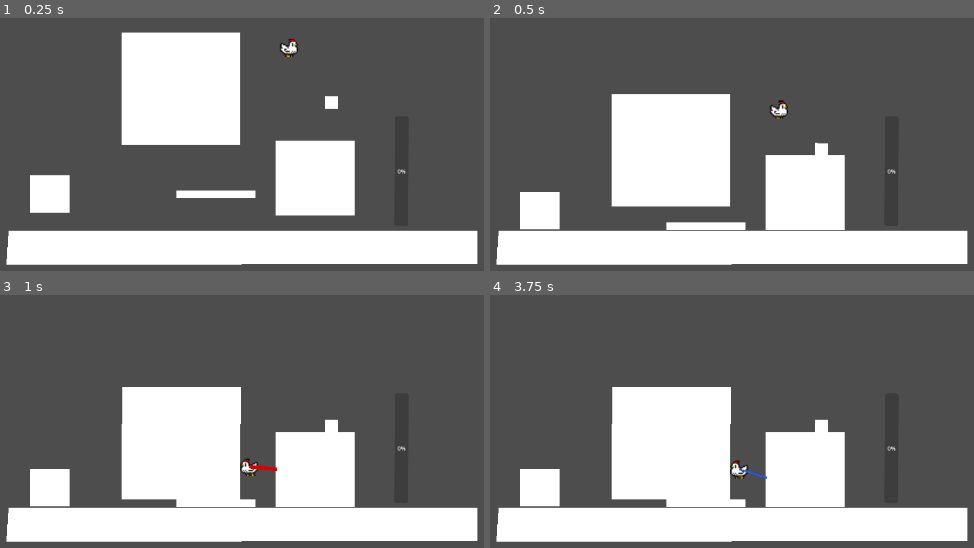
Above: before the commit, frames 1-4 (two rows, left to right).
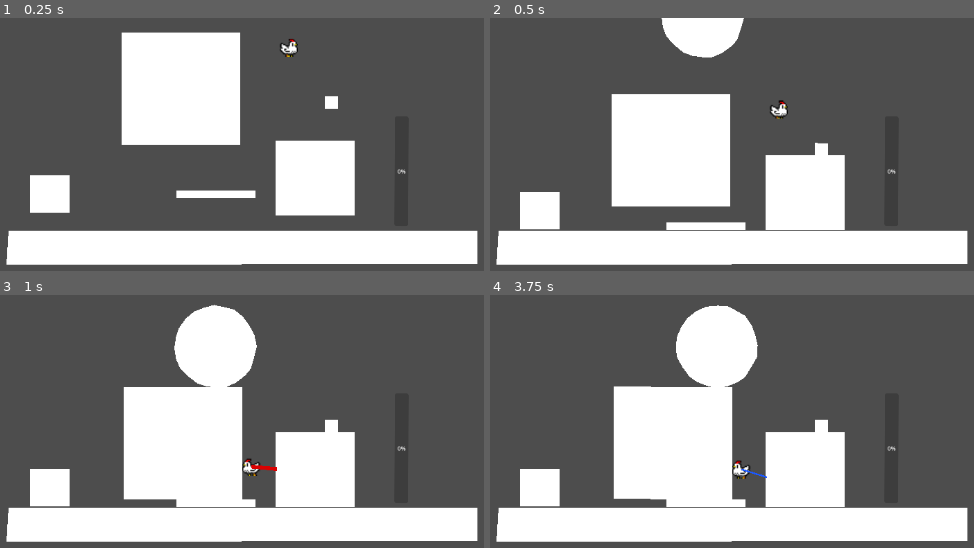
Above: after the commit, the same moments.

Repository: mgi-dev/size-them-up
Game: Godot game, scene res://scenes/main.tscn
Same seed, same stepped clock (60 frames per second), same inputs: the game is played once before the commit and once after it.
Inputs (mouse positions are in pixels of both pictures, inside the frame that each line leads up to):
- Up to frame 1 (0.25 s): no input
- Up to frame 2 (0.5 s): no input
- Up to frame 3 (1 s): move the mouse to (outside the picture) at 0.52 s; press the mouse at (outside the picture) at 0.53 s; hold A (player_move_right) from 0.53 s (still down); tap Space (player_jump) at 0.77 s
- Up to frame 4 (3.75 s): move the mouse to (722, 542) at 1.27 s; release the mouse at (722, 542) at 1.28 s; right-click (722, 542) at 1.35 s; tap Space (player_jump) at 1.52, 3.02 s; click (722, 542) at 1.55 s; move the mouse to (964, 421) at 2.02 s; release A (player_move_right) at 2.03 s; press the mouse at (964, 421) at 2.03 s; hold D (player_move_left) 2.03-2.78 s; move the mouse to (outside the picture) at 2.77 s; release the mouse at (outside the picture) at 2.78 s; hold A (player_move_right) from 2.78 s (still down); click (outside the picture) at 2.85 s; move the mouse to (outside the picture) at 3.52 s; hold Right mouse button (size_down) from 3.53 s (still down)

Frame 1 is identical in both runs. In frame 2, 2.1% of the frame differs, in the area x 35-53%, y 0-16%; in frame 3, 4.9%; in frame 4, 5.1%, in the area x 25-58%, y 3-82%.

Commit message:
make resize compatible with circle

Diff:
--- a/scenes/main.tscn
+++ b/scenes/main.tscn
@@ -3,6 +3,7 @@
 [ext_resource type="PackedScene" uid="uid://c513vd3w5aj6j" path="res://scenes/resizable/ResizableV2.tscn" id="1_o5qli"]
 [ext_resource type="PackedScene" uid="uid://cdtat8xupelfn" path="res://scenes/ui/size_gauge/size_gauge.tscn" id="2_0wfyh"]
 [ext_resource type="PackedScene" uid="uid://bldfpa3blq6jy" path="res://scenes/characters/player/player.tscn" id="3_sugp2"]
+[ext_resource type="PackedScene" uid="uid://btaph64xx2gfe" path="res://scenes/resizable/oval_resizable.tscn" id="4_jyhfs"]
 
 [node name="main" type="Node2D" unique_id=522903474]
 
@@ -42,3 +43,6 @@
 
 [node name="ResizableV5" parent="." unique_id=1898947486 instance=ExtResource("1_o5qli")]
 position = Vector2(81, 226)
+
+[node name="OvalResizable" parent="." unique_id=1772709671 instance=ExtResource("4_jyhfs")]
+position = Vector2(316, -119)
--- a/scenes/resizable/oval_resizable.tscn
+++ b/scenes/resizable/oval_resizable.tscn
@@ -2,7 +2,16 @@
 
 [ext_resource type="Script" uid="uid://dm3of42vqtu4u" path="res://scenes/resizable/resizable_v_2.gd" id="1_m3jqf"]
 
-[node name="OvalResizable" type="Node2D" unique_id=703707538]
+[sub_resource type="CircleShape2D" id="CircleShape2D_m3jqf"]
+radius = 59.07622
+
+[node name="OvalResizable" type="RigidBody2D" unique_id=1772709671 node_paths=PackedStringArray("sprite", "hitbox")]
 script = ExtResource("1_m3jqf")
+sprite = NodePath("Polygon2D")
+hitbox = NodePath("CollisionShape2D")
 
 [node name="CollisionShape2D" type="CollisionShape2D" parent="." unique_id=919832315]
+shape = SubResource("CircleShape2D_m3jqf")
+
+[node name="Polygon2D" type="Polygon2D" parent="." unique_id=1887864243]
+polygon = PackedVector2Array(-60, 0, -57, -16, -52, -29, -42, -42, -29, -52, -14, -57, 0, -60, 16, -56, 29, -52, 41, -41, 49, -29, 56, -15, 59, 2, 55, 16, 49, 34, 41, 43, 27, 53, 13, 59, -1, 59, -16, 57, -29, 52, -42, 41, -53, 29, -58, 16)
--- a/scenes/resizable/resizable_v_2.gd
+++ b/scenes/resizable/resizable_v_2.gd
@@ -23,10 +23,12 @@
 
 func _ready() -> void:
 	# storing size allow to start with various size for component. else will default to (1, 1)
-	initial_size = hitbox.shape.size * scale
-
+	# why storing size ? keeping the original size allow to apply bigger and bigger scaling on a base value.
+	# this keep the transformation linear. If we apply the transformation on scale at each frame the transformation is logarithmic. And that's bad.
+	initial_size = hitbox.shape.get_rect().size * scale
 	# setting size for hitbox based on parent transfom scale (1.5, 1.5)
 	initial_scale_transform = scale
+
 	sprite.scale = initial_scale_transform
 	hitbox.scale = initial_scale_transform
 
@@ -35,7 +37,7 @@
 
 
 func debug():
-	print("selected : ", hitbox == GameState.resize_ray_target , " ", position, sprite.position, sprite.scale, hitbox.position, hitbox.shape.size)
+	print("selected : ", hitbox == GameState.resize_ray_target , " ", position, sprite.position, sprite.scale, hitbox.position)
 
 
 # Called every frame. 'delta' is the elapsed time since the previous frame.
@@ -52,6 +54,7 @@
 
 func resize_up(target: CollisionShape2D) -> void:
 	if target == hitbox:
+		CircleShape2D
 		if can_size_up():
 			size_up()
 			process_hitbox_resize()
